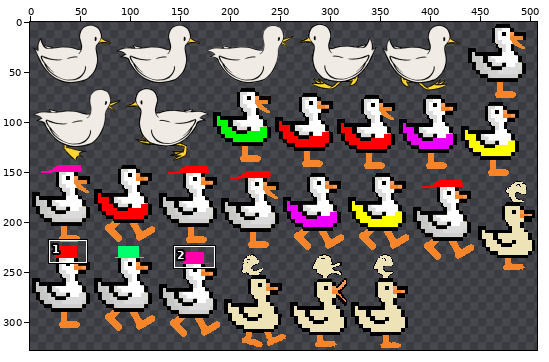
Sprite sheet -- src/assets/submissions/all_ducks_sheet_1.png. Above: a wide view before the commit, with the close-up outlined.
Close-up. Earlier state:
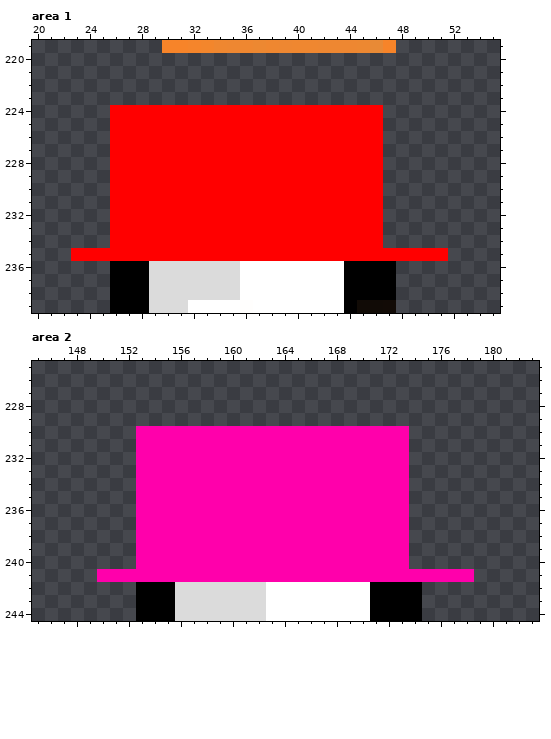
The file is 507x328 pixels. Shown: area 1: x 20..55, y 219..239; area 2: x 145..183, y 225..244. The commit also changed other parts of the picture, which this record leaves out.
After:
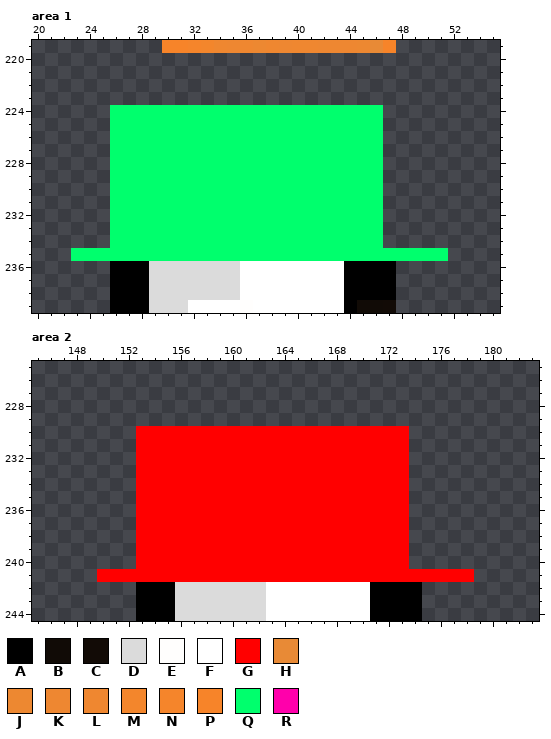
Palette (. is transparent): A #000000  B #110b06  C #120b06  D #dbdbdb  E #fffefd  F #ffffff  G #ff0000  H #e88a36  J #ed8831  K #ee8731  L #ef8730  M #f3862c  N #f5852b  P #f78429  Q #00ff6d  R #ff00ab
What changed:
Changed rows in their new state; - is an unchanged pixel.
Area 1:
first column x 23:
224 ---QQQQQQQQQQQQQQQQQQQQQ-----
225 ---QQQQQQQQQQQQQQQQQQQQQ-----
226 ---QQQQQQQQQQQQQQQQQQQQQ-----
227 ---QQQQQQQQQQQQQQQQQQQQQ-----
228 ---QQQQQQQQQQQQQQQQQQQQQ-----
229 ---QQQQQQQQQQQQQQQQQQQQQ-----
230 ---QQQQQQQQQQQQQQQQQQQQQ-----
231 ---QQQQQQQQQQQQQQQQQQQQQ-----
232 ---QQQQQQQQQQQQQQQQQQQQQ-----
233 ---QQQQQQQQQQQQQQQQQQQQQ-----
234 ---QQQQQQQQQQQQQQQQQQQQQ-----
235 QQQQQQQQQQQQQQQQQQQQQQQQQQQQQ
Area 2:
first column x 150:
230 ---GGGGGGGGGGGGGGGGGGGGG-----
231 ---GGGGGGGGGGGGGGGGGGGGG-----
232 ---GGGGGGGGGGGGGGGGGGGGG-----
233 ---GGGGGGGGGGGGGGGGGGGGG-----
234 ---GGGGGGGGGGGGGGGGGGGGG-----
235 ---GGGGGGGGGGGGGGGGGGGGG-----
236 ---GGGGGGGGGGGGGGGGGGGGG-----
237 ---GGGGGGGGGGGGGGGGGGGGG-----
238 ---GGGGGGGGGGGGGGGGGGGGG-----
239 ---GGGGGGGGGGGGGGGGGGGGG-----
240 ---GGGGGGGGGGGGGGGGGGGGG-----
241 GGGGGGGGGGGGGGGGGGGGGGGGGGGGG
Pixel boxes of the changes (left, top, right, bottom) in both close-ups:
changed: (71, 105, 448, 261)
changed: (97, 426, 474, 582)
